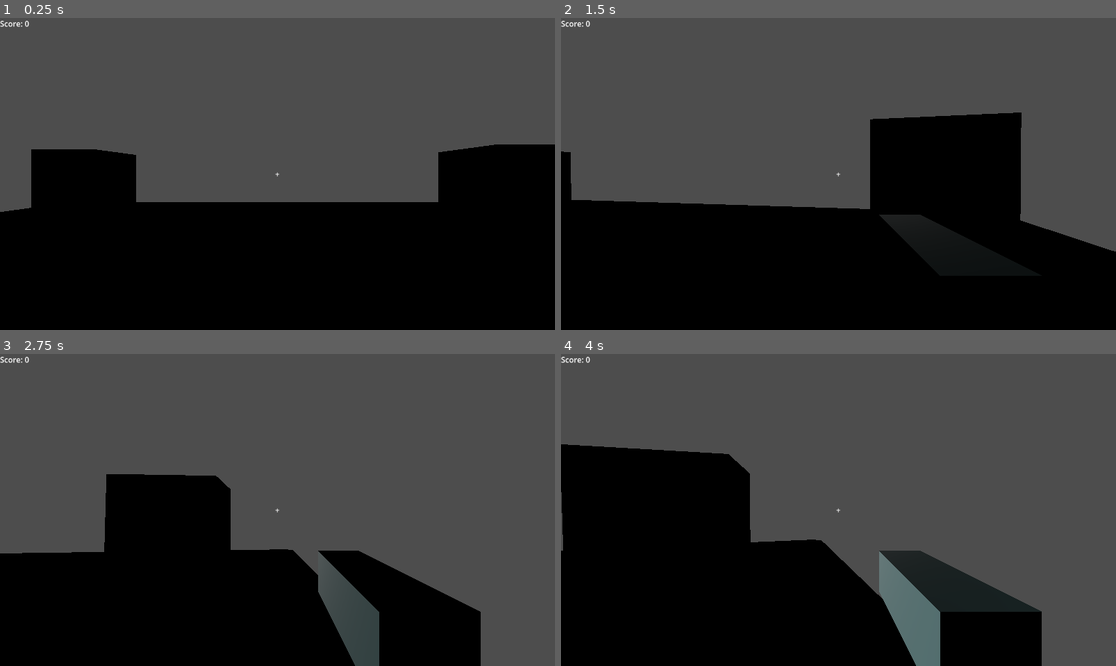
Above: before the commit, frames 1-4 (two rows, left to right).
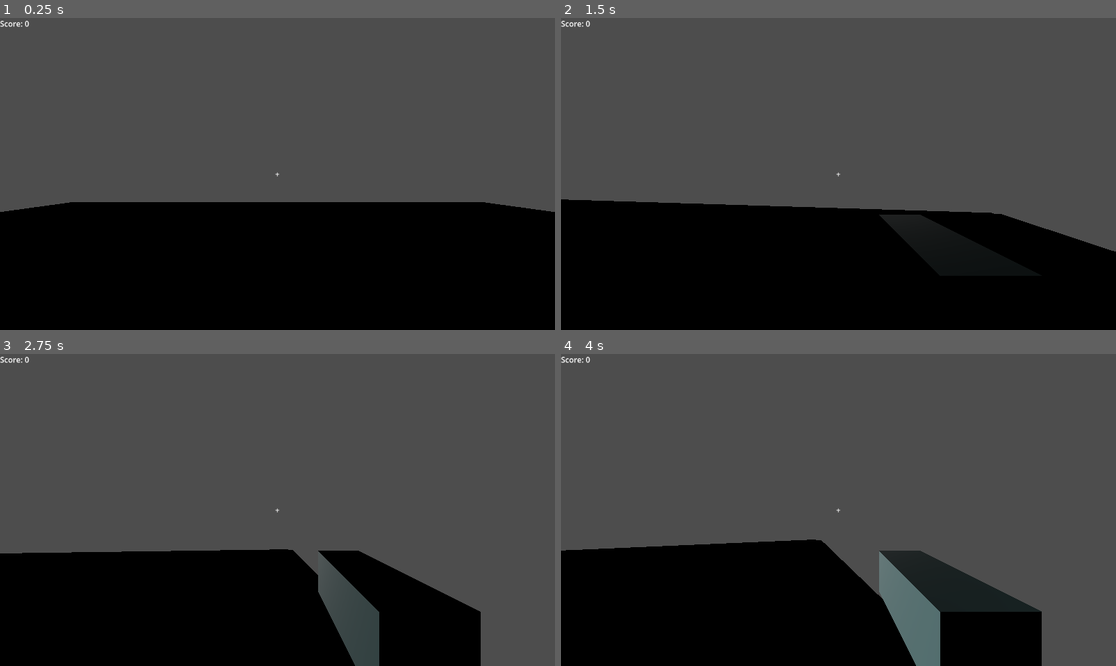
Above: after the commit, the same moments.

Repository: AyBelkich/minimal-fps
Game: Godot game, scene res://Main.tscn
The game is run twice, just before and just after one commit, with the same random seed, the same clock (stepped at 60 frames per second) and the same inputs.
Inputs (mouse positions are in pixels of both pictures, inside the frame that each line leads up to):
- Up to frame 1 (0.25 s): no input
- Up to frame 2 (1.5 s): tap Enter (ui_accept) at 0.5, 0.77 s; move the mouse to (866, 174) at 0.52 s; hold D 0.53-1.28 s; hold Z 0.53-1.28 s; click (866, 174) at 0.67 s; move the mouse to (810, 174) at 1.27 s; hold S from 1.28 s (still down); tap Q at 1.35 s
- Up to frame 3 (2.75 s): tap Enter (ui_accept) at 1.52 s; move the mouse to (288, 503) at 2.02 s; release S at 2.03 s; hold D from 2.03 s (still down); hold Z from 2.03 s (still down)
- Up to frame 4 (4 s): move the mouse to (832, 516) at 2.77 s; release Z at 2.78 s; tap Q at 2.85 s; click (832, 516) at 2.92 s; tap Enter (ui_accept) at 3.02, 3.77 s; move the mouse to (877, 513) at 3.52 s; release D at 3.53 s; hold S from 3.53 s (still down); hold Z from 3.53 s (still down)

The runs differ from the first frame. In frame 1, 7.2% of the frame differs, in the area x 5-100%, y 40-63%; in frame 2, 8.6%; in frame 3, 5.4%; in frame 4, 10%, in the area x 0-35%, y 28-64%.

Commit message:
Dynamically creating targets through code: Instantiating Scenes from Code

Diff:
--- a/Main.tscn
+++ b/Main.tscn
@@ -36,6 +36,7 @@
 
 [node name="Main" type="Node3D" unique_id=786019353]
 script = ExtResource("1_r0du0")
+target_scene = ExtResource("2_uu6xs")
 
 [node name="Sun" type="DirectionalLight3D" parent="." unique_id=1360248783]
 
@@ -152,14 +153,16 @@
 
 [node name="Targets" type="Node3D" parent="." unique_id=831532013]
 
-[node name="Target" parent="Targets" unique_id=872323387 instance=ExtResource("2_uu6xs")]
-transform = Transform3D(1, 0, 0, 0, 1, 0, 0, 0, 1, 3.4995666, 1.5999999, -4.0615206)
+[node name="SpawnPoints" type="Node3D" parent="Targets" unique_id=724437657]
 
-[node name="Target2" parent="Targets" unique_id=1702435544 instance=ExtResource("2_uu6xs")]
-transform = Transform3D(1, 0, 0, 0, 1, 0, 0, 0, 1, 3.4711823, 1.5999999, 3.7763824)
+[node name="Spawn1" type="Node3D" parent="Targets/SpawnPoints" unique_id=1667762829]
+transform = Transform3D(1, 0, 0, 0, 1, 0, 0, 0, 1, 0, 1, -3)
 
-[node name="Target3" parent="Targets" unique_id=1403431301 instance=ExtResource("2_uu6xs")]
-transform = Transform3D(1, 0, 0, 0, 1, 0, 0, 0, 1, -3.9514043, 1.6000001, -3.394808)
+[node name="Spawn2" type="Node3D" parent="Targets/SpawnPoints" unique_id=710973150]
+transform = Transform3D(1, 0, 0, 0, 1, 0, 0, 0, 1, 2, 1, -3)
 
-[node name="Target4" parent="Targets" unique_id=1759625616 instance=ExtResource("2_uu6xs")]
-transform = Transform3D(1, 0, 0, 0, 1, 0, 0, 0, 1, -3.4742243, 1.5999999, 3.25274)
+[node name="Spawn3" type="Node3D" parent="Targets/SpawnPoints" unique_id=1739236343]
+transform = Transform3D(1, 0, 0, 0, 1, 0, 0, 0, 1, -2, 1, -3)
+
+[node name="Spawn4" type="Node3D" parent="Targets/SpawnPoints" unique_id=1617688852]
+transform = Transform3D(1, 0, 0, 0, 1, 0, 0, 0, 1, 0, 2, -4)
--- a/scripts/main.gd
+++ b/scripts/main.gd
@@ -5,10 +5,11 @@
 
 @onready var score_label: Label = $UI/ScoreLabel
 @onready var win_label: Label = $UI/WinLabel
+@export var target_scene: PackedScene
 
 # Called when the node enters the scene tree for the first time.
 func _ready() -> void:
-	pass # Replace with function body.
+	spawn_targets()
 
 
 # Called every frame. 'delta' is the elapsed time since the previous frame.
@@ -21,3 +22,15 @@
 
 	if score >= target_goal:
 		win_label.visible = true
+
+func spawn_targets():
+
+	var spawn_points = $Targets/SpawnPoints.get_children()
+
+	for spawn in spawn_points:
+
+		var target = target_scene.instantiate()
+
+		target.position = spawn.position
+
+		$Targets.add_child(target)
